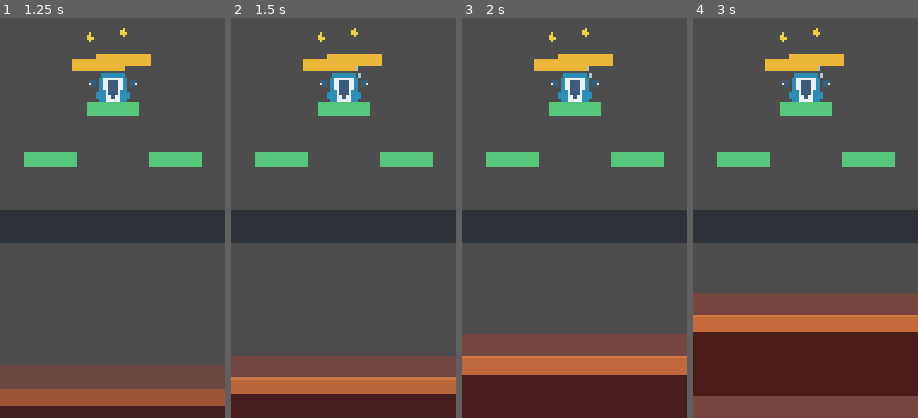
Above: before the commit, frames 1-4 (left to right).
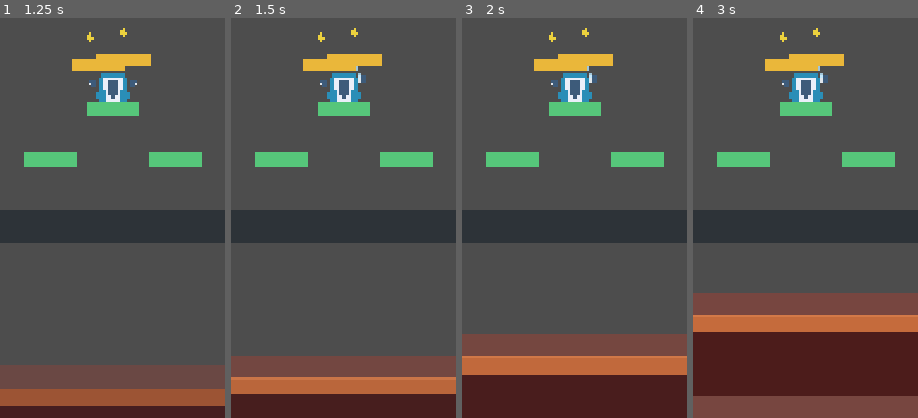
Above: after the commit, the same moments.

Repository: Khanh04/the-climber
Game: Godot game, scene res://scenes/main/main_menu_scene.tscn
Same seed, same stepped clock (60 frames per second), same inputs: the game is played once before the commit and once after it.
Inputs (mouse positions are % of the whole screen's width and height, from its top left):
- Up to frame 1 (1.25 s): click "Start Climb" at 0.5 s
- Up to frame 2 (1.5 s): tap Enter at 1.25 s; move the mouse to (72, 45) at 1.27 s; hold D (debug_right_grip) from 1.28 s (still down); hold Shift from 1.28 s (still down); click (72, 45) at 1.42 s
- Up to frame 3 (2 s): keep holding D (debug_right_grip); keep holding Shift
- Up to frame 4 (3 s): release D (debug_right_grip) at 2 s; release Shift at 2 s; drag from (30, 55) to (50, 98) at 2.02 s; move the mouse to (60, 28) at 2.77 s; hold D (debug_right_grip) from 2.78 s (still down); tap Ctrl at 2.85 s
The pictures show only the part of the screen within x 25-75%, y 50-100%; the shares and areas given below are measured in that part.

Frame 1 is identical in both runs. In frame 2, less than 0.1% of the frame differs, in the area x 56-61%, y 14-18%; in frame 3, less than 0.1%; in frame 4, less than 0.1%.

Commit message:
feat: Enhance hand visual follow behavior with attached hold bias and validation checks

Diff:
--- a/resources/config/climb_prototype_tuning.gd
+++ b/resources/config/climb_prototype_tuning.gd
@@ -31,6 +31,12 @@
 # Maximum distance that body-velocity drag can pull a hand visual away from its visual rest offset.
 # Higher values allow more exaggerated trailing before the follow catches up.
 @export var hand_visual_max_lag_pixels: float = 18.0
+# Fraction of the distance from the visual rest target toward an attached hold that the hand visual should borrow.
+# Higher values make attached hands visibly reach toward their hold more aggressively.
+@export var hand_visual_attached_hold_pull_ratio: float = 0.16
+# Maximum extra distance an attached hold can pull a hand visual away from its visual rest target.
+# Higher values allow a more exaggerated attached-hand stretch toward the active hold.
+@export var hand_visual_attached_hold_max_pull_pixels: float = 12.0
 # Extra per-frame damping applied when both hands are attached.
 # Lower values lock the player down more; higher values keep two-hand movement livelier.
 @export var two_hand_velocity_damping: float = 0.90
@@ -61,6 +67,9 @@
         and hand_visual_follow_speed_pixels_per_second > 0.0 \
         and hand_visual_velocity_lag_seconds >= 0.0 \
         and hand_visual_max_lag_pixels >= 0.0 \
+        and hand_visual_attached_hold_pull_ratio >= 0.0 \
+        and hand_visual_attached_hold_pull_ratio <= 1.0 \
+        and hand_visual_attached_hold_max_pull_pixels >= 0.0 \
         and two_hand_velocity_damping >= 0.0 \
         and two_hand_velocity_damping <= 1.0 \
         and max_player_speed_pixels_per_second > 0.0 \
@@ -89,6 +98,8 @@
     Validation.require_condition(hand_visual_follow_speed_pixels_per_second > 0.0, "Hand visual follow speed must be positive.")
     Validation.require_condition(hand_visual_velocity_lag_seconds >= 0.0, "Hand visual velocity lag seconds cannot be negative.")
     Validation.require_condition(hand_visual_max_lag_pixels >= 0.0, "Hand visual max lag pixels cannot be negative.")
+    Validation.require_condition(hand_visual_attached_hold_pull_ratio >= 0.0 and hand_visual_attached_hold_pull_ratio <= 1.0, "Hand visual attached hold pull ratio must be between 0 and 1.")
+    Validation.require_condition(hand_visual_attached_hold_max_pull_pixels >= 0.0, "Hand visual attached hold max pull pixels cannot be negative.")
     Validation.require_condition(two_hand_velocity_damping >= 0.0 and two_hand_velocity_damping <= 1.0, "Two-hand velocity damping must be between 0 and 1.")
     Validation.require_condition(max_player_speed_pixels_per_second > 0.0, "Max player speed must be positive.")
     Validation.require_condition(camera_player_lower_screen_offset_pixels >= 0.0, "Camera player lower-screen offset cannot be negative.")
--- a/scenes/player/player_character.gd
+++ b/scenes/player/player_character.gd
@@ -38,10 +38,12 @@
 var _left_hand_visual_offset_from_reach: Vector2 = Vector2.ZERO
 var _right_hand_visual_offset_from_reach: Vector2 = Vector2.ZERO
 var _physics_mode: int = 0
+var _reset_body_rotation: float = 0.0
 
 func _ready() -> void:
 	_validate_required_state()
 	set_physics_process(true)
+	_reset_body_rotation = _player_body.rotation
 	_hand_visual_follow_controller = HandVisualFollowControllerScript.new(climb_tuning)
 	_motion_controller = PlayerMotionControllerScript.new(climb_tuning)
 	_capture_hand_visual_offsets()
@@ -141,6 +143,7 @@
 	clear_runtime_grip_joints()
 	clear_runtime_grip_links()
 	_player_body.global_position = global_position_value
+	_player_body.rotation = _reset_body_rotation
 	_player_body.linear_velocity = Vector2.ZERO
 	_player_body.angular_velocity = 0.0
 	_reset_hand_visual_anchors()
@@ -272,19 +275,32 @@
 
 func _sync_hand_visual_anchors(delta: float) -> void:
 	var body_local_velocity: Vector2 = _player_body.to_local(_player_body.global_position + _player_body.linear_velocity)
+	var left_attached_to_hold: bool = _left_runtime_grip_joint != null
+	var right_attached_to_hold: bool = _right_runtime_grip_joint != null
+	var left_attached_hold_local_position: Vector2 = Vector2.ZERO
+	var right_attached_hold_local_position: Vector2 = Vector2.ZERO
+	if left_attached_to_hold:
+		left_attached_hold_local_position = _left_shoulder_socket.to_local(_left_runtime_grip_joint.global_position)
+	if right_attached_to_hold:
+		right_attached_hold_local_position = _right_shoulder_socket.to_local(_right_runtime_grip_joint.global_position)
+
 	_left_hand_visual_anchor.position = _hand_visual_follow_controller.calculate_next_local_position(
 		_left_hand_visual_anchor.position,
 		_left_hand_anchor.position,
 		_left_hand_visual_offset_from_reach,
 		body_local_velocity,
-		delta
+		delta,
+		left_attached_hold_local_position,
+		left_attached_to_hold
 	)
 	_right_hand_visual_anchor.position = _hand_visual_follow_controller.calculate_next_local_position(
 		_right_hand_visual_anchor.position,
 		_right_hand_anchor.position,
 		_right_hand_visual_offset_from_reach,
 		body_local_velocity,
-		delta
+		delta,
+		right_attached_hold_local_position,
+		right_attached_to_hold
 	)
 
 func _require_skeleton_2d(node_path: NodePath, message: String) -> Skeleton2D:
--- a/src/gameplay/player/hand_visual_follow_controller.gd
+++ b/src/gameplay/player/hand_visual_follow_controller.gd
@@ -15,27 +15,40 @@
 func calculate_target_local_position(
 	hand_anchor_local_position: Vector2,
 	visual_offset_from_reach: Vector2,
-	body_local_velocity: Vector2
+	body_local_velocity: Vector2,
+	attached_hold_local_position: Vector2 = Vector2.ZERO,
+	attached_to_hold: bool = false
 ) -> Vector2:
 	var velocity_trail: Vector2 = -body_local_velocity * _tuning.hand_visual_velocity_lag_seconds
 	if velocity_trail.length() > _tuning.hand_visual_max_lag_pixels:
 		velocity_trail = velocity_trail.normalized() * _tuning.hand_visual_max_lag_pixels
 
-	return hand_anchor_local_position + visual_offset_from_reach + velocity_trail
+	var target_local_position: Vector2 = hand_anchor_local_position + visual_offset_from_reach + velocity_trail
+	if attached_to_hold:
+		var attached_hold_pull: Vector2 = (attached_hold_local_position - target_local_position) * _tuning.hand_visual_attached_hold_pull_ratio
+		if attached_hold_pull.length() > _tuning.hand_visual_attached_hold_max_pull_pixels:
+			attached_hold_pull = attached_hold_pull.normalized() * _tuning.hand_visual_attached_hold_max_pull_pixels
+		target_local_position += attached_hold_pull
+
+	return target_local_position
 
 func calculate_next_local_position(
 	current_visual_local_position: Vector2,
 	hand_anchor_local_position: Vector2,
 	visual_offset_from_reach: Vector2,
 	body_local_velocity: Vector2,
-	delta_seconds: float
+	delta_seconds: float,
+	attached_hold_local_position: Vector2 = Vector2.ZERO,
+	attached_to_hold: bool = false
 ) -> Vector2:
 	Validation.require_condition(delta_seconds >= 0.0, "HandVisualFollowController delta seconds cannot be negative.")
 
 	var target_local_position: Vector2 = calculate_target_local_position(
 		hand_anchor_local_position,
 		visual_offset_from_reach,
-		body_local_velocity
+		body_local_velocity,
+		attached_hold_local_position,
+		attached_to_hold
 	)
 	if delta_seconds == 0.0:
 		return current_visual_local_position
--- a/tests/scene/test_player_character_scene.gd
+++ b/tests/scene/test_player_character_scene.gd
@@ -108,6 +108,19 @@
 
     assert_gt(left_visual_anchor.position.x, lagged_position.x)
 
+func test_player_character_attached_visual_hand_biases_toward_hold() -> void:
+    var player: PlayerCharacterScript = await _instantiate_player()
+    var hold: StaticBody2D = _create_hold(&"LeftHold", Vector2(180.0, 260.0))
+    var attachment_state := HandAttachmentStateScript.new()
+    var left_visual_anchor: Marker2D = player.get_left_hand_visual_anchor()
+    var starting_distance_to_hold: float = left_visual_anchor.global_position.distance_to(hold.global_position)
+
+    attachment_state.attach(HandSideScript.Value.LEFT, &"left_hold", hold.global_position, hold.get_path())
+    player.apply_frame_motion(ClimbPrototypeFrameResultScript.new(Vector2.ZERO, false, 1), attachment_state)
+    player._physics_process(1.0 / 60.0)
+
+    assert_lt(left_visual_anchor.global_position.distance_to(hold.global_position), starting_distance_to_hold)
+
 func test_player_cosmetic_applicator_adds_visuals_without_changing_physics() -> void:
     var player: PlayerCharacterScript = await _instantiate_player()
     var catalog: CosmeticItemCatalogScript = load("res://resources/config/cosmetic_item_catalog.tres") as CosmeticItemCatalogScript
@@ -208,16 +221,23 @@
     var player: PlayerCharacterScript = await _instantiate_player()
     var frame_result := ClimbPrototypeFrameResultScript.new(Vector2.ZERO, true, 0)
     var attachment_state := HandAttachmentStateScript.new()
+    var player_body: RigidBody2D = player.get_player_body()
+    var starting_rotation: float = player_body.global_rotation
 
     player.apply_frame_motion(frame_result, attachment_state)
 
     assert_eq(player.get_physics_mode(), PlayerPhysicsModeScript.falling_ragdoll())
+
+    player_body.global_rotation = 0.65
+    player_body.angular_velocity = 4.0
 
     player.reset_physics(Vector2(25.0, 50.0))
 
     assert_eq(player.get_physics_mode(), PlayerPhysicsModeScript.controlled_climb())
     assert_eq(player.get_body_global_position(), Vector2(25.0, 50.0))
+    assert_eq(player_body.global_rotation, starting_rotation)
     assert_eq(player.get_body_linear_velocity(), Vector2.ZERO)
+    assert_eq(player_body.angular_velocity, 0.0)
 
 func _instantiate_player() -> PlayerCharacterScript:
     var scene: PackedScene = load("res://scenes/player/player_character.tscn")
--- a/tests/scene/test_run_scene.gd
+++ b/tests/scene/test_run_scene.gd
@@ -1186,20 +1186,30 @@
     await get_tree().process_frame
 
     var chaser: ChaserKillZoneScript = playground.get_chaser_for_test()
+    var player := playground.get_player_for_test()
+    var player_body: RigidBody2D = playground.get_player_body_for_test()
     var reset_anchor: Marker2D = playground.get_node("ResetAnchor") as Marker2D
     var run_end_screen: Control = playground.get_node("UiLayer/RunEndScreen") as Control
     var title_label: Label = playground.get_node("UiLayer/RunEndScreen/CenterContainer/Panel/ContentMargin/Content/TitleLabel") as Label
     var reason_label: Label = playground.get_node("UiLayer/RunEndScreen/CenterContainer/Panel/ContentMargin/Content/ReasonLabel") as Label
     var restart_button: Button = playground.get_node("UiLayer/RunEndScreen/CenterContainer/Panel/ContentMargin/Content/RestartButton") as Button
+    var starting_rotation: float = 0.0
 
     assert_not_null(chaser)
+    assert_not_null(player)
+    assert_not_null(player_body)
     assert_not_null(reset_anchor)
     assert_not_null(run_end_screen)
     assert_not_null(title_label)
     assert_not_null(reason_label)
     assert_not_null(restart_button)
+    starting_rotation = player_body.global_rotation
 
     _attach_to_generated_opener_holds(playground, true, false)
+    playground._physics_process(0.0)
+
+    assert_not_null(player.get_left_runtime_grip_joint())
+    assert_not_null(player.get_left_runtime_grip_link())
 
     chaser.global_position.y = 100.0
     playground.resolve_chaser_contact_for_test()
@@ -1213,13 +1223,32 @@
     assert_eq(title_label.text, "Run Ended")
     assert_eq(reason_label.text, "Reason: Chaser contact")
 
+    player_body.global_position = Vector2(100.0, 100.0)
+    player_body.global_rotation = 0.65
+    player_body.linear_velocity = Vector2(200.0, 50.0)
+    player_body.angular_velocity = 4.0
+
     var _emit_result: int = restart_button.emit_signal("pressed")
 
     var expected_reset_chaser_y: float = reset_anchor.global_position.y + (chaser.chaser_tuning.initial_spawn_offset_meters * playground.climb_tuning.pixels_per_meter) + (chaser.kill_zone_height_pixels * 0.5)
 
     assert_eq(playground.get_run_session_for_test().get_state(), RunStateScript.Value.CLIMBING)
     assert_false(run_end_screen.visible)
+    assert_eq(player.get_physics_mode(), PlayerPhysicsModeScript.controlled_climb())
+    assert_eq(player_body.global_position, reset_anchor.global_position)
+    assert_eq(player_body.global_rotation, starting_rotation)
+    assert_eq(player_body.linear_velocity, Vector2.ZERO)
+    assert_eq(player_body.angular_velocity, 0.0)
     assert_eq(chaser.global_position.y, expected_reset_chaser_y)
+
+    await get_tree().process_frame
+
+    assert_eq(player_body.global_position, reset_anchor.global_position)
+    assert_eq(player_body.global_rotation, starting_rotation)
+    assert_null(player.get_node_or_null("GripJoints/LeftGripJointAnchor/LeftRuntimeGripJoint"))
+    assert_null(player.get_node_or_null("GripJoints/RightGripJointAnchor/RightRuntimeGripJoint"))
+    assert_null(player.get_node_or_null("LeftGripLink"))
+    assert_null(player.get_node_or_null("RightGripLink"))
 
 func test_run_scene_exposes_chaser_feedback_hooks_for_playtesting() -> void:
     var scene: PackedScene = load("res://scenes/main/run_scene.tscn")
@@ -1292,10 +1321,12 @@
     var player_body: RigidBody2D = playground.get_player_body_for_test()
     var camera: Camera2D = playground.get_node("DevCamera") as Camera2D
     var reset_anchor: Marker2D = playground.get_node("ResetAnchor") as Marker2D
+    var starting_rotation: float = 0.0
 
     assert_not_null(player_body)
     assert_not_null(camera)
     assert_not_null(reset_anchor)
+    starting_rotation = player_body.global_rotation
 
     var viewport_size: Vector2 = playground.get_viewport_rect().size
     player_body.global_position = Vector2(
@@ -1311,11 +1342,16 @@
     assert_not_null(run_end_screen)
     assert_true(run_end_screen.visible)
 
+    player_body.global_rotation = 0.65
+    player_body.angular_velocity = 4.0
+
     var _emit_result: int = restart_button.emit_signal("pressed")
 
     assert_eq(playground.get_run_session_for_test().get_state(), RunStateScript.Value.CLIMBING)
     assert_eq(player_body.global_position, reset_anchor.global_position)
+    assert_eq(player_body.global_rotation, starting_rotation)
     assert_eq(player_body.linear_velocity, Vector2.ZERO)
+    assert_eq(player_body.angular_velocity, 0.0)
     assert_eq(camera.global_position.y, reset_anchor.global_position.y - playground.get_camera_player_lower_screen_offset_for_test())
     assert_false(run_end_screen.visible)
 
--- a/tests/unit/test_hand_visual_follow_controller.gd
+++ b/tests/unit/test_hand_visual_follow_controller.gd
@@ -17,6 +17,22 @@
 
     assert_eq(target_local_position, Vector2(-42.0, 14.0))
 
+func test_follow_controller_biases_attached_hand_target_toward_hold() -> void:
+    var tuning := ClimbPrototypeTuningScript.new()
+    tuning.hand_visual_attached_hold_pull_ratio = 0.2
+    tuning.hand_visual_attached_hold_max_pull_pixels = 8.0
+    var controller := HandVisualFollowControllerScript.new(tuning)
+
+    var target_local_position: Vector2 = controller.calculate_target_local_position(
+        Vector2(-24.0, 10.0),
+        Vector2(-8.0, 4.0),
+        Vector2.ZERO,
+        Vector2(120.0, 54.0),
+        true
+    )
+
+    assert_lt(target_local_position.distance_to(Vector2(-24.2634, 16.03595)), 0.001)
+
 func test_follow_controller_moves_visual_anchor_toward_trailed_target() -> void:
     var tuning := ClimbPrototypeTuningScript.new()
     tuning.hand_visual_follow_speed_pixels_per_second = 20.0
